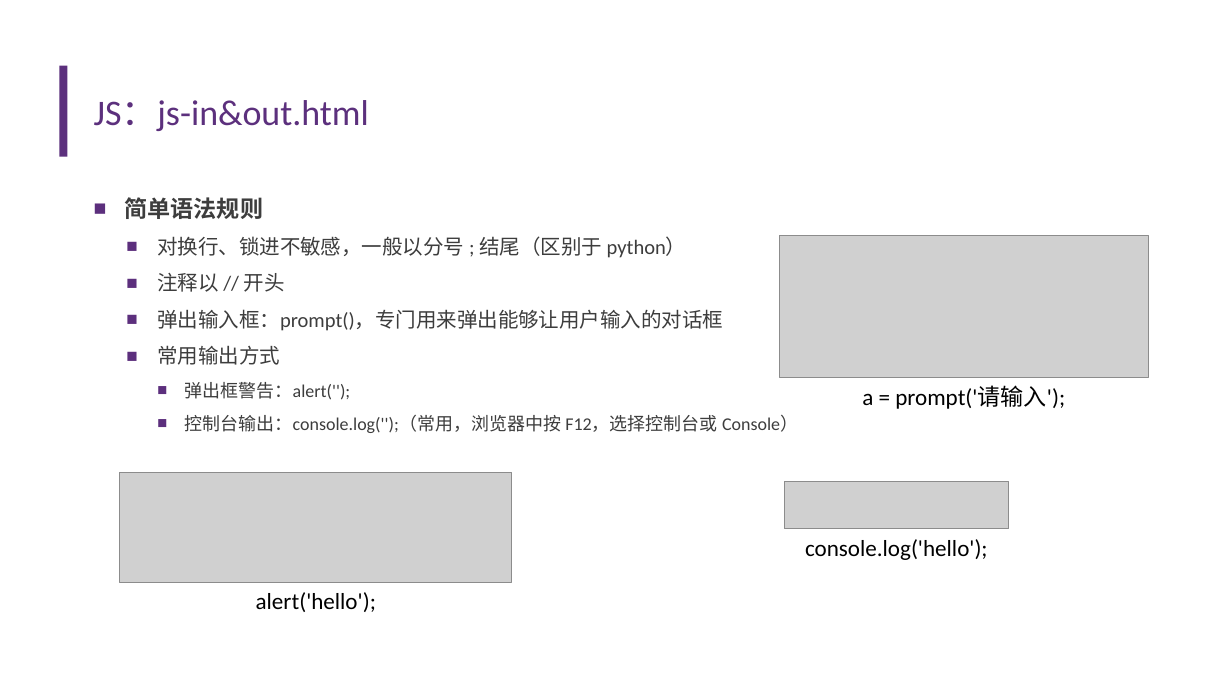
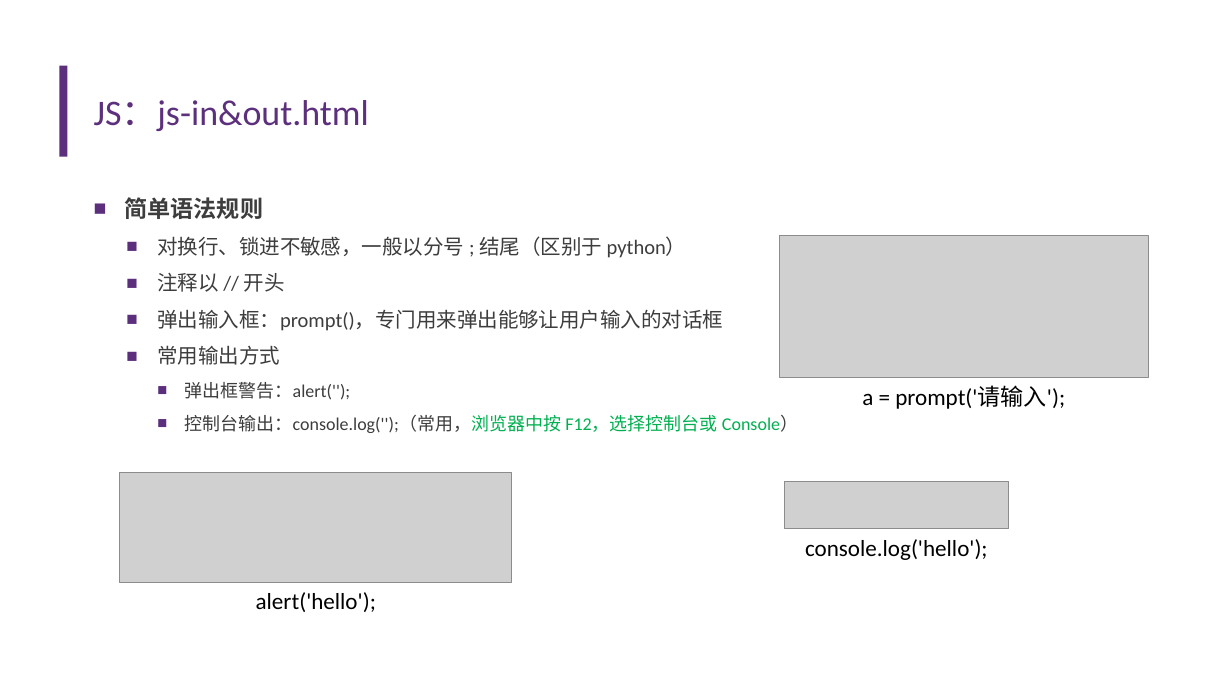
Before and after one commit to Aiemu/fe-intro, a slide deck: slide 23 of FE.pptx. Drawn at 1232x693 pixels with LibreOffice and Linux fonts; fonts in the diff are those of the drawing; grey boxes stand for pictures; background and template pictures are left out. Boxes give left, top, right and bottom in pixels: in the first picture for what was removed or moved away, otherwise in the second. Text is boxed around its words. In the diff, an @@ line names an element or a change of style, - is before the commit and + after.

```diff
--- a/FE.pptx
+++ b/FE.pptx
@@ text at box(185, 415, 798, 433): text colour #3D3D3D to #00B050 in "控制台输出：console.log('');（常用，浏览器中按 F12，选择控制台或 Console）" @@
```
Also in this commit, not shown: 2 other slides changed, 3 other files.
